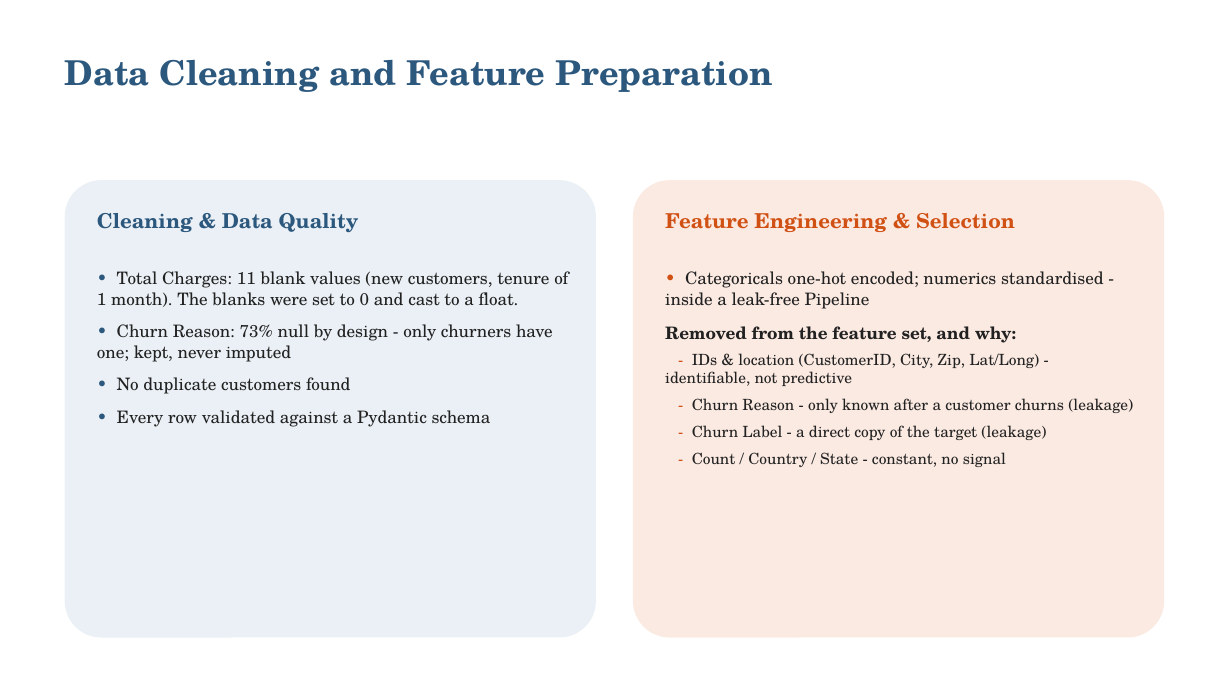
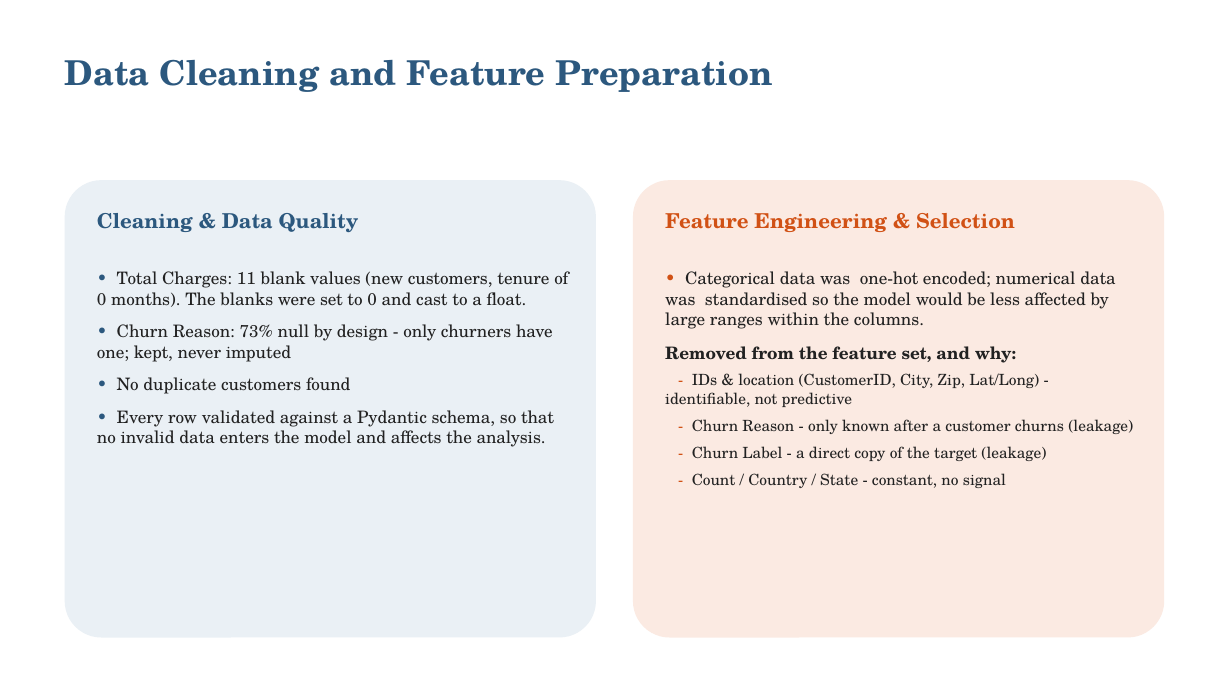
Before and after one commit to Sai-Bolla/SwanTeleco, a slide deck: slide 4 of SwanTeleco.pptx. Drawn at 1232x693 pixels with LibreOffice and Linux fonts; fonts in the diff are those of the drawing. Boxes give left, top, right and bottom in pixels: in the first picture for what was removed or moved away, otherwise in the second. Text is boxed around its words. In the diff, an @@ line names an element or a change of style, - is before the commit and + after.

```diff
--- a/SwanTeleco.pptx
+++ b/SwanTeleco.pptx
@@ text at (x1=97, y1=271, x2=568, y2=307): text changed @@
-• Total Charges: 11 blank values (new customers, tenure of 1 month). The blanks were set to 0 and cast to a float.
+• Total Charges: 11 blank values (new customers, tenure of 0 months). The blanks were set to 0 and cast to a float.
@@ text at (x1=665, y1=271, x2=1115, y2=329): text changed @@
-• Categoricals one-hot encoded; numerics standardised - inside a leak-free Pipeline
+• Categorical data was one-hot encoded; numerical data was standardised so the model would be less affected by large ranges within the columns.
@@ text at (x1=97, y1=410, x2=554, y2=447): text changed @@
-• Every row validated against a Pydantic schema
+• Every row validated against a Pydantic schema, so that no invalid data enters the model and affects the analysis.
```
Also in this commit, not shown: 11 other slides changed.
